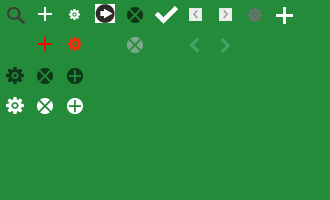
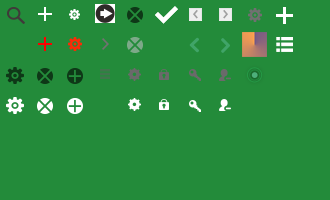
The second 330px x 200px image is a revision of the first. Changes to its layers:
added layer "User - alt - remove 拷贝" above "User - alt - remove" over (219, 99, 231, 111)
added layer "User - alt - remove" above "Key 拷贝" over (219, 69, 231, 81)
added layer "Key 拷贝" above "Key" over (189, 69, 201, 81)
added layer "Key" above "Locked 拷贝" over (189, 100, 201, 112)
added layer "Locked 拷贝" above "Locked" over (159, 99, 169, 110)
added layer "Locked" above "Settings" over (159, 69, 169, 80)
added layer "Settings" above "Menu - alt" over (128, 68, 141, 81)
added layer "Menu - alt" (50%) above "Arrow 拷贝" over (100, 69, 110, 79)
added layer "point play" above "point vibe" over (251, 72, 258, 78)
added layer "point vibe" (1st of 2) (24%) above "point vibe" over (250, 70, 260, 80)
added layer "point vibe" (2nd of 2) (24%) above "menu icon" over (248, 68, 262, 82)
added layer "menu icon" above "Arrow" over (276, 37, 293, 52)
added layer "Arrow" (2nd of 2) above "图层 20" over (102, 38, 109, 50)
added layer "图层 20" above "Settings 拷贝" over (242, 32, 267, 57)
added layer "Settings 拷贝" above "图层 0" over (128, 98, 141, 111)
